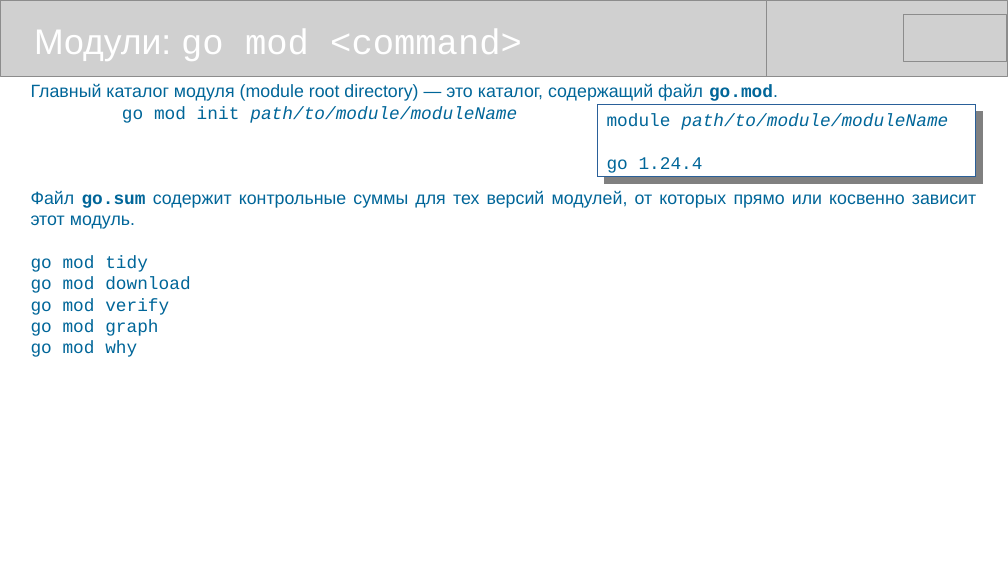
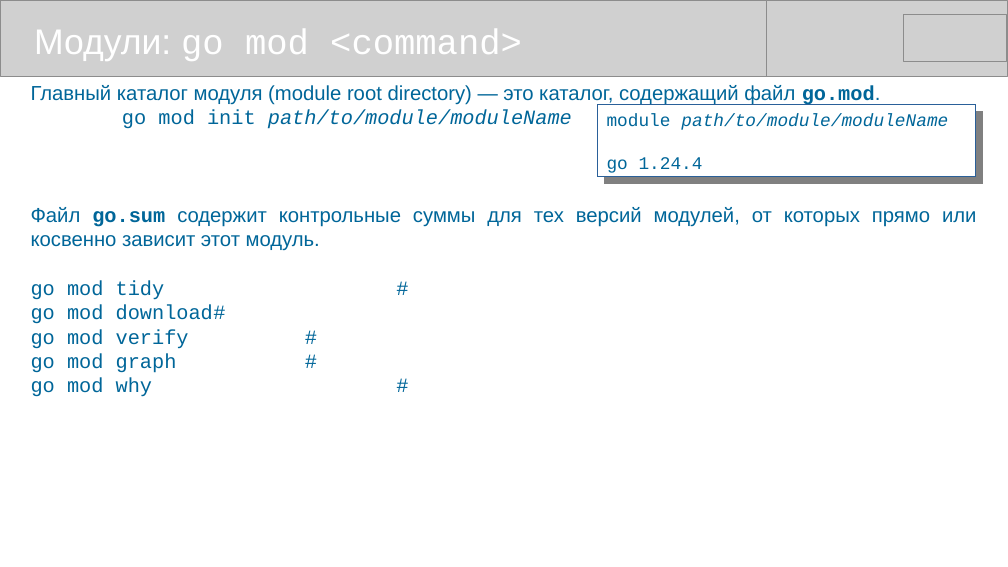
Before and after one commit to mike-shock/Go_language, a slide deck: slide 41 of Go_Review.odp. Drawn at 1008x567 pixels with LibreOffice and Linux fonts; fonts in the diff are those of the drawing; grey boxes stand for pictures. Boxes give left, top, right and bottom in pixels: in the first picture for what was removed or moved away, otherwise in the second. Text is boxed around its words. In the diff, an @@ line names an element or a change of style, - is before the commit and + after.

```diff
--- a/Go_Review.odp
+++ b/Go_Review.odp
@@ text at box(31, 85, 976, 251): size 14 to 16 pt in "Главный каталог модуля (module root directory) — ...", "go mod init path/to/module/moduleName", "Файл go.sum содержит контрольные суммы для тех ..." @@
@@ text at box(31, 280, 226, 397): text changed; size 14 to 16 pt @@
-go mod tidy
-go mod download
-go mod verify
-go mod graph
-go mod why
+go mod tidy #
+go mod download #
+go mod verify #
+go mod graph #
+go mod why #
```
Also in this commit, not shown: 7 other slides changed, 1 slide added.
